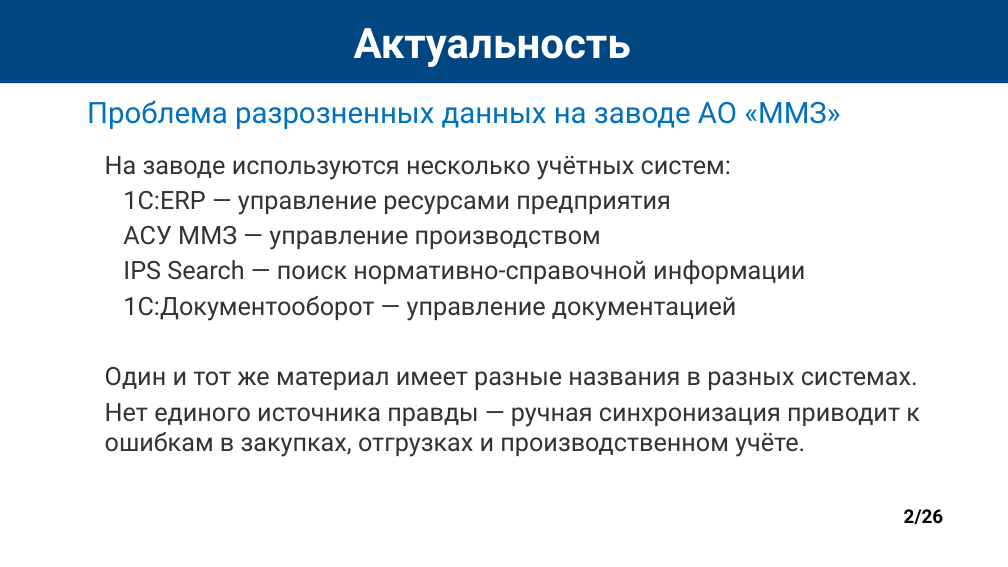
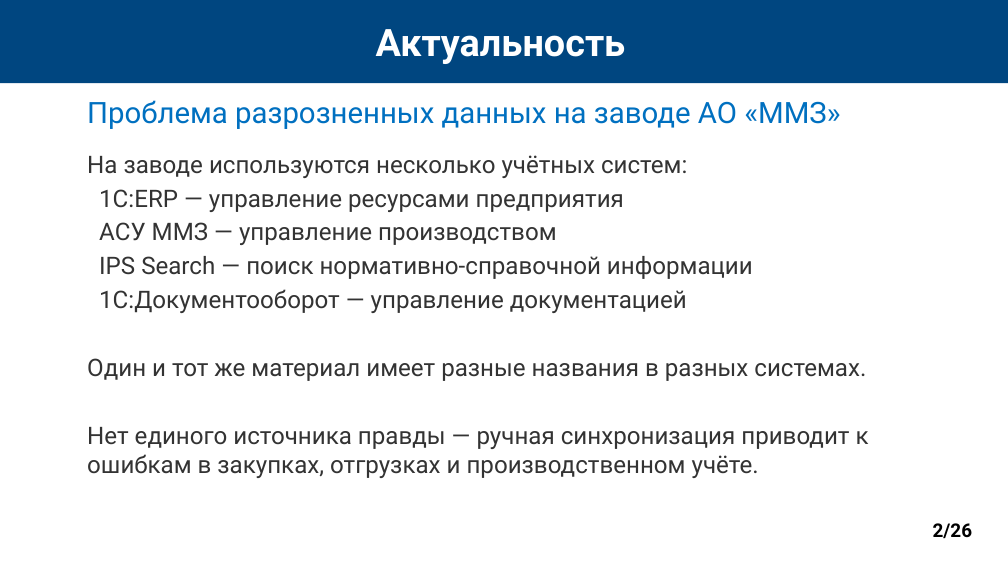
Before and after one commit to dulumdomdom/Nothing, a slide deck: slide 2 of MDM_Presentation.pptx. Drawn at 1008x567 pixels with LibreOffice and Linux fonts; fonts in the diff are those of the drawing. Boxes give left, top, right and bottom in pixels: in the first picture for what was removed or moved away, otherwise in the second. Text is boxed around its words. In the diff, an @@ line names an element or a change of style, - is before the commit and + after.

```diff
--- a/MDM_Presentation.pptx
+++ b/MDM_Presentation.pptx
@@ text "Актуальность": place and size @@
-text "Актуальность" at (354, 28, 631, 67)
+text "Актуальность" at (376, 29, 626, 64)
@@ text "Актуальность" at (376, 29, 626, 64): size 40 to 36 pt @@
@@ text "На заводе используются несколько учётных ...": place and size @@
-text "На заводе используются несколько учётных ..." at (105, 156, 920, 457)
+text "На заводе используются несколько учётных ..." at (87, 155, 869, 478)
@@ text "На заводе используются несколько учётных ..." at (87, 155, 869, 478): size 24 to 23 pt @@
@@ page number: place and size @@
-page number at (904, 509, 944, 524)
+page number at (933, 523, 973, 538)
```
Also in this commit, not shown: 19 other slides changed.
